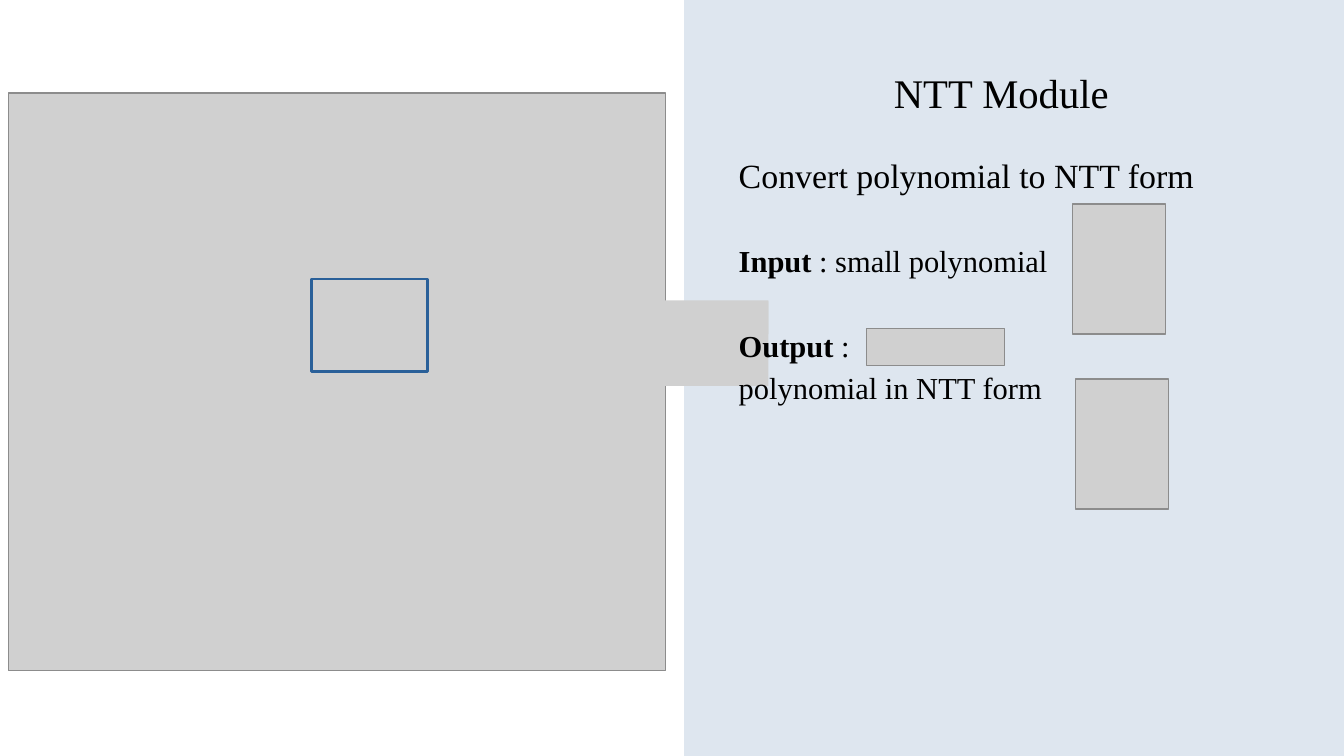
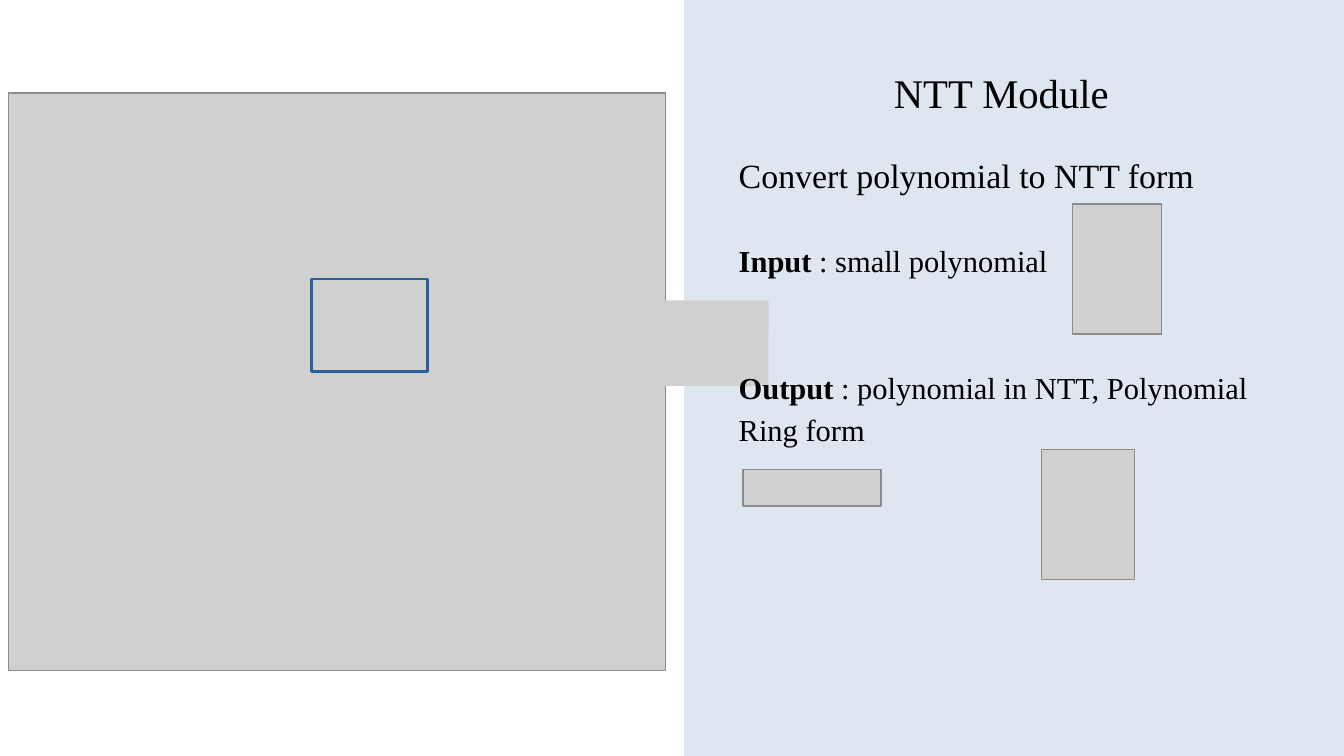
Before and after one commit to NitchayaninT/post-quantum-cryptography-accelerator, a slide deck: slide 11 of workspace/phil/purehardware.odp (slide 12 before the commit). Drawn at 1344x756 pixels with LibreOffice and Linux fonts; fonts in the diff are those of the drawing; grey boxes stand for pictures; background and template pictures are left out. Boxes give left, top, right and bottom in pixels: in the first picture for what was removed or moved away, otherwise in the second. Text is boxed around its words. In the diff, an @@ line names an element or a change of style, - is before the commit and + after.

```diff
--- a/workspace/phil/purehardware.odp
+++ b/workspace/phil/purehardware.odp
@@ picture: place and size @@
-picture at bbox=[1073, 204, 1167, 334]
+picture at bbox=[1073, 204, 1162, 334]
@@ text at bbox=[739, 378, 1247, 447]: text changed @@
-Output :
-polynomial in NTT form
+Output : polynomial in NTT, Polynomial Ring form
@@ picture: place and size @@
-picture at bbox=[867, 329, 1005, 366]
+picture at bbox=[743, 470, 881, 506]
@@ picture: place and size @@
-picture at bbox=[1076, 379, 1170, 510]
+picture at bbox=[1042, 450, 1135, 581]
```
Also in this commit, not shown: 6 other slides changed, 13 slides added, 2 slides removed, 1 other file.
